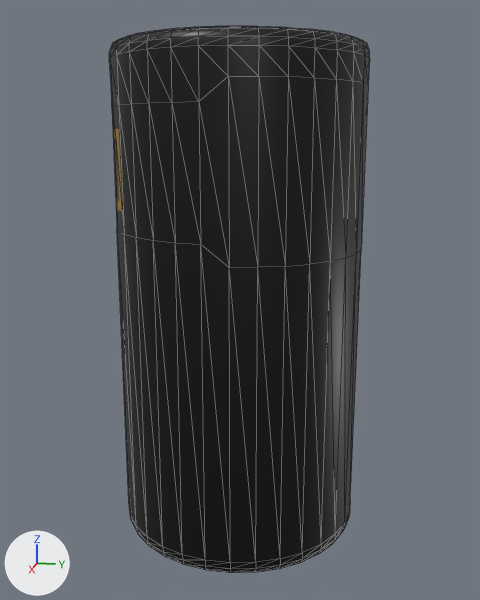
Before and after pictures for a commit that changed the glTF model box/dist/content/bag.gltf.
The view is the same before and after, from a 50 mm lens placed at (1.347, 0.27, 0.327), pointed at (0.003, 0.001, -0.009). The axes (+X, +Y, +Z) are drawn at lower left. The lights are the same throughout. Mesh edges are drawn as thin lines. Where no turn or scale is listed for an object, it has been applied to the vertices.
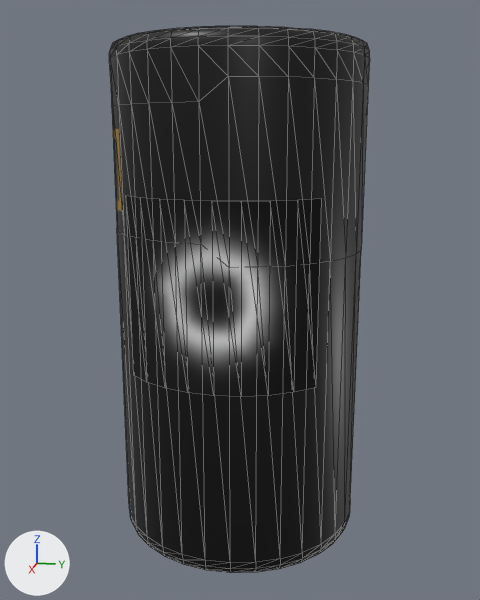
What differs and where, as boxes (x1, y1, x2, y2) in the pictures (480 x 600 px):
'PunchEffectMesh', added
    after: (126, 196, 322, 397)

The edits, one by one:
Picture 'punch-impact' (img_punch_impact) is new.
Material 'PunchEffect' (mat_puncheffect) is new.
Its texture is img_punch_impact.
Its roughness is 1.0.
Mesh me_cylinder is new.
It has 18 vertices, 16 faces and spans x 0.176..0.252, y -0.176..0.181, z -0.126..0.222.
It uses material mat_puncheffect (picture img_punch_impact).
Object 'PunchEffectMesh' (ob_puncheffectmesh) is new; it shows me_cylinder.
Its location is (0.0, 0.0, 0.0).
